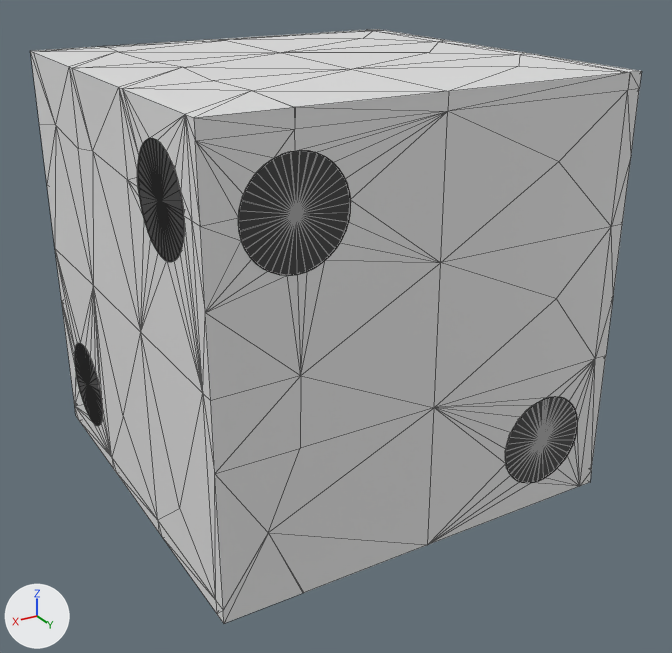
The COLLADA model cusub_sim/robosub_descriptions/models/Dice2/Dice2.dae: old version first, new version second.
Before and after are seen from a camera (50 mm lens) standing at (0.358, 0.315, 0.292) and looking at (0.111, -0.098, 0.085). Lighting does not change. The marker at lower left points along +X, +Y and +Z. Mesh edges are drawn as thin lines.

Names of what the first picture shows: 'Dice2'.
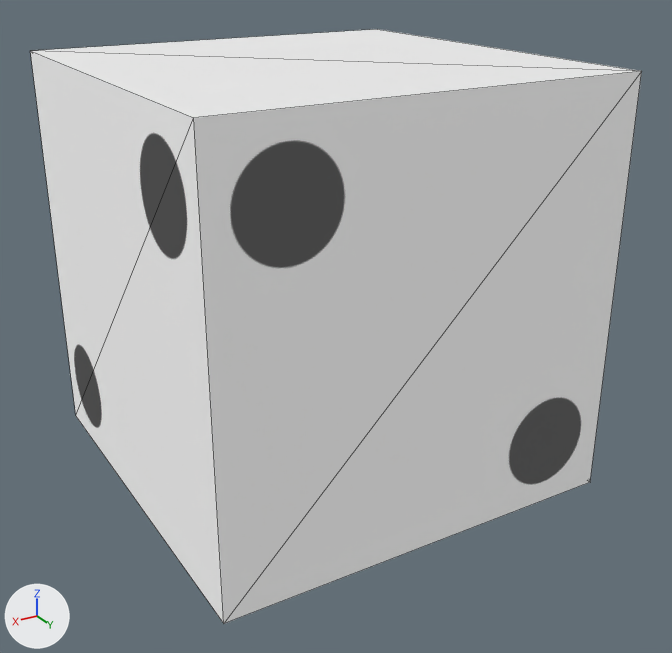
Where the newer file only moved an object's origin or applied its transform, the numbers keep the older frame.

Pixel boxes [x1, y1, x2, y2] of what changed, in the pictures (672 x 653 px):
'Dice2', surface changed, reshaped
    both: [30, 29, 642, 623]
part 1 of me_dice6_sldprt, deleted
    before: [30, 29, 642, 623]

What changed in the scene script:
```text
Add img_dice2_png:
    img_dice2_png = load_image('Dice2.png', 'Dice2.png', 340, 340, 'sRGB')
Change mat_white:
    add mat_white.emission_strength = 1.0
Add mat_dice:
    mat_dice = principled_material('Dice')
    mat_dice.texture = img_dice2_png
    mat_dice.roughness = 0.9
    mat_dice.emission_color = (0.05, 0.05, 0.05)  # black #3f3f3f
    mat_dice.emission_strength = 1.0
Change me_dice6_sldprt:
    used by ob_dice2; location = (0.0, 0.0, 0.0)
    remove me_dice6_sldprt.from_pydata(...)  # 762 vertices, 1512 faces; spans x 0.0..0.229, y -0.229..0.0, z 0.0..0.229
    add me_dice6_sldprt.from_pydata(...)  # 8 vertices, 12 faces; spans x 0.0..0.229, y -0.229..0.0, z 0.0..0.229
    me_dice6_sldprt part 1: 754 vertices removed from x 0.0..0.229, y -0.229..0.0, z 0.0..0.229
    remove me_dice6_sldprt.materials.append(mat_black)  # black #3f3f3f
    add me_dice6_sldprt.materials.append(mat_dice)  # picture img_dice2_png
```
